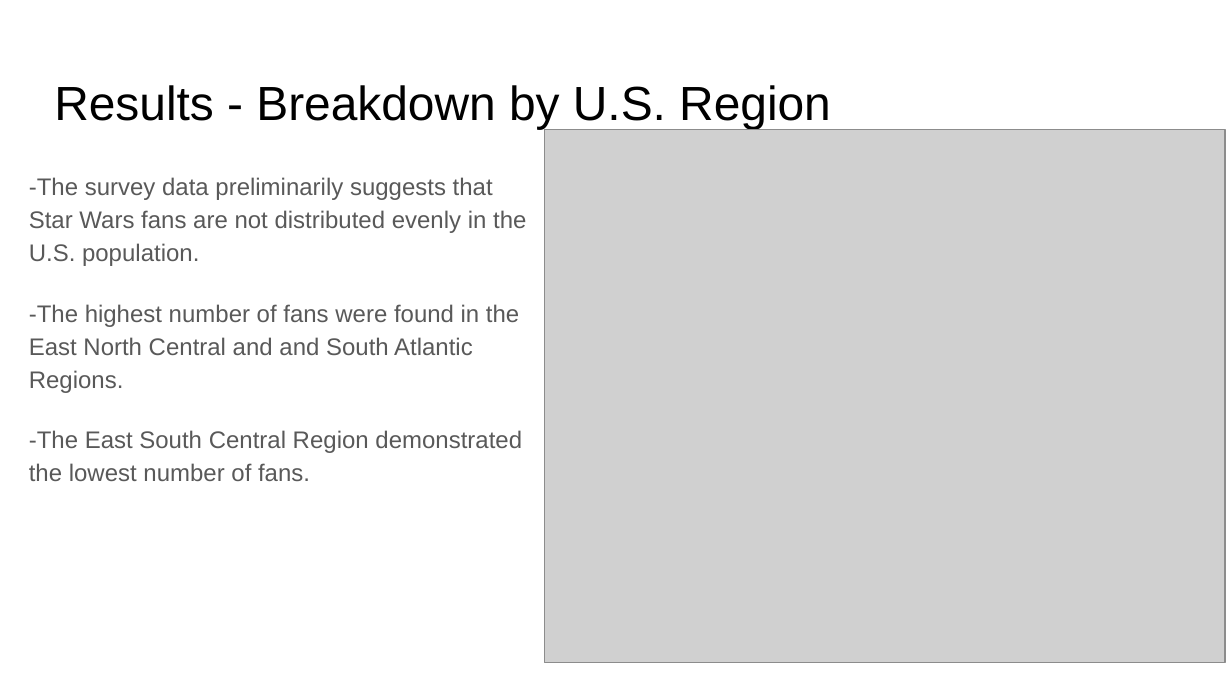
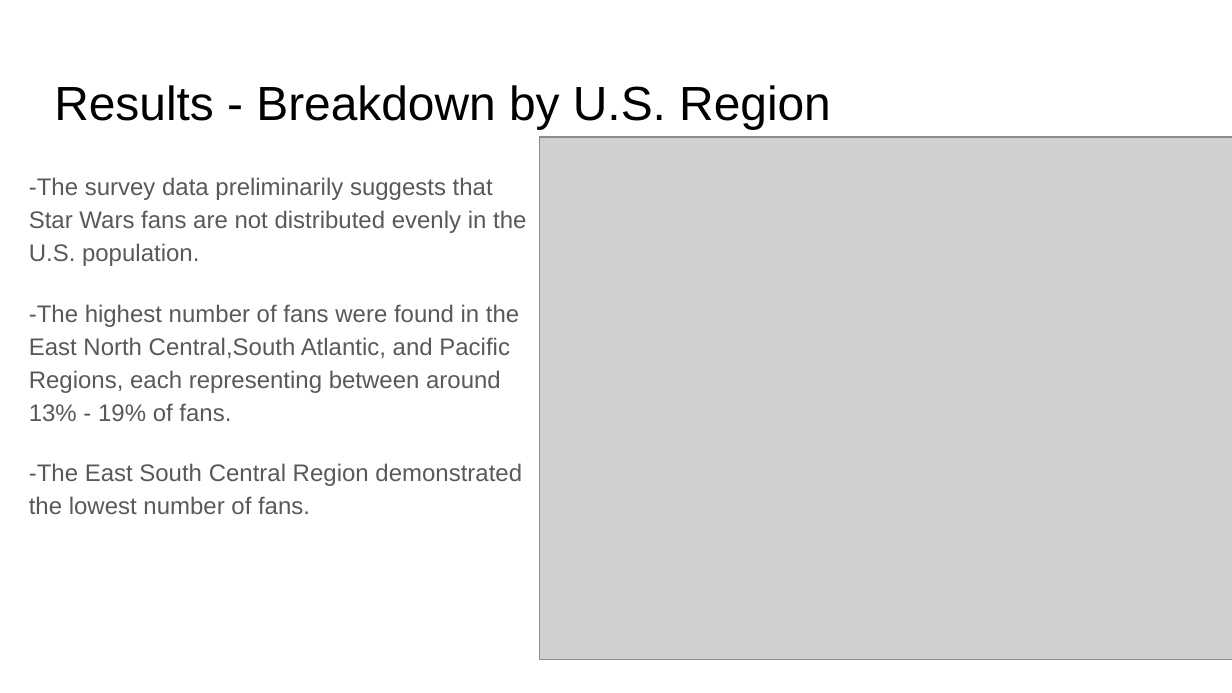
Before and after one commit to LawlessJ/Star_Wars_Survey, a slide deck: slide 11 of Presentation(multiple_formats)/Star_Wars_Survey.pptx. Drawn at 1232x693 pixels with LibreOffice and Linux fonts; fonts in the diff are those of the drawing; grey boxes stand for pictures. Boxes give left, top, right and bottom in pixels: in the first picture for what was removed or moved away, otherwise in the second. Text is boxed around its words. In the diff, an @@ line names an element or a change of style, - is before the commit and + after.

```diff
--- a/Presentation(multiple_formats)/Star_Wars_Survey.pptx
+++ b/Presentation(multiple_formats)/Star_Wars_Survey.pptx
@@ picture: place and size @@
-picture at [545, 129, 1226, 662]
+picture at [540, 137, 1232, 659]
@@ text at [29, 304, 519, 421]: text changed @@
--The highest number of fans were found in the East North Central and and South Atlantic Regions.
+-The highest number of fans were found in the East North Central,South Atlantic, and Pacific Regions, each representing between around 13% - 19% of fans.
```
Also in this commit, not shown: 2 other slides changed, 2 slides added, 21 other files.
